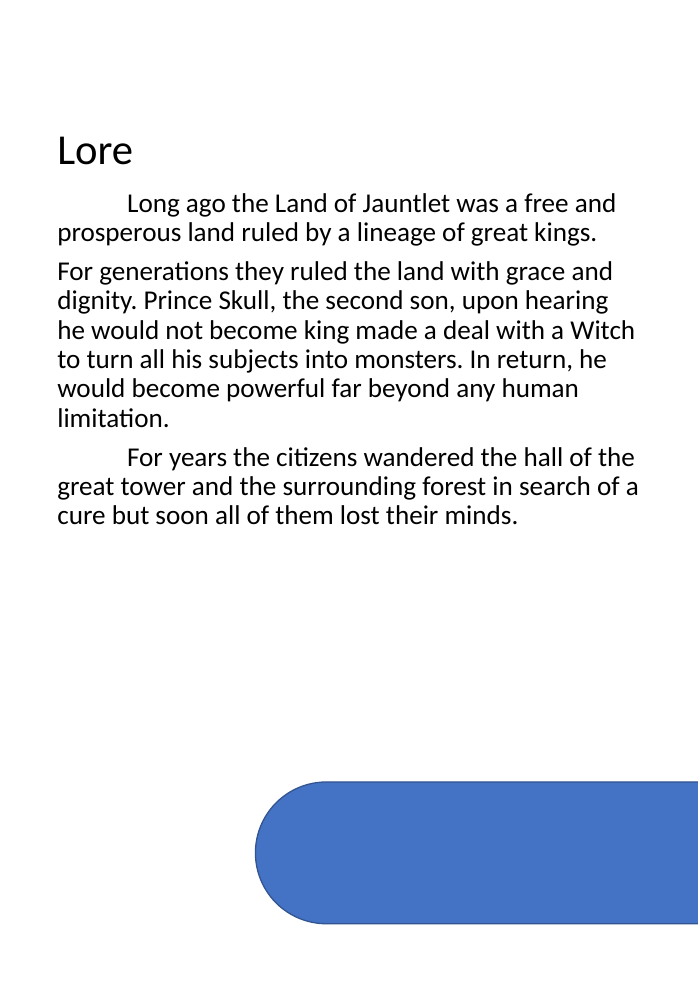
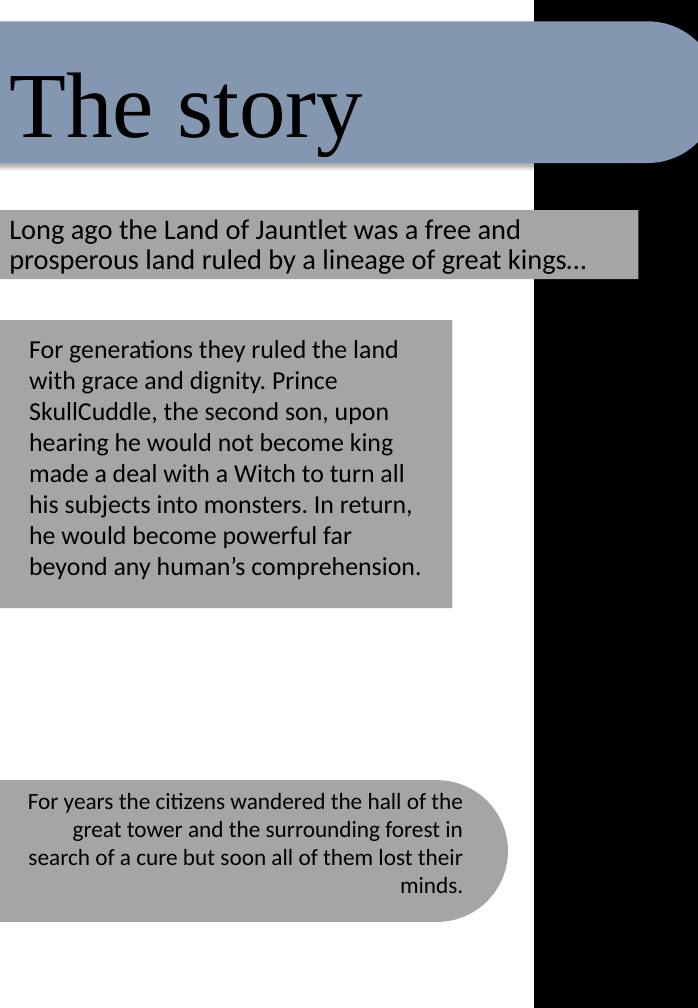
Before and after one commit to ponyfan88/Craigs-Adventure, a slide deck: slide 3 of Manual assets/maNUAL.pptx. Drawn at 698x1008 pixels with LibreOffice and Linux fonts; fonts in the diff are those of the drawing. Boxes give left, top, right and bottom in pixels: in the first picture for what was removed or moved away, otherwise in the second. Text is boxed around its words. In the diff, an @@ line names an element or a change of style, - is before the commit and + after.

```diff
--- a/Manual assets/maNUAL.pptx
+++ b/Manual assets/maNUAL.pptx
@@ rounded rectangle added at (0,21,698,163), fill #8497B0 @@
@@ rectangle added at (534,0,698,1008), fill #000000, outline #000000 1 pt @@
@@ title added at (9,72,363,154), 72 pt, text #000000 @@
+The story
@@ title removed at (57,136,133,165) @@
-Lore
@@ rectangle added at (0,210,638,279), fill #A5A5A5 @@
@@ text at (9,219,586,274): text changed; size 21 to 22 pt @@
-Long ago the Land of Jauntlet was a free and prosperous land ruled by a lineage of great kings.
-For generations they ruled the land with grace and dignity. Prince Skull, the second son, upon hearing he would not become king made a deal with a Witch to turn all his subjects into monsters. In return, he would become powerful far beyond any human limitation.
-For years the citizens wandered the hall of the great tower and the surrounding forest in search of a cure but soon all of them lost their minds.
+Long ago the Land of Jauntlet was a free and prosperous land ruled by a lineage of great kings…
@@ rectangle added at (0,320,452,609), fill #A5A5A5 @@
@@ text added at (29,340,421,579), 20 pt, text #000000 @@
+For generations they ruled the land with grace and dignity. Prince SkullCuddle, the second son, upon hearing he would not become king made a deal with a Witch to turn all his subjects into monsters. In return, he would become powerful far beyond any human’s comprehension.
@@ rounded rectangle: place and size @@
-rounded rectangle at (255,782,698,923)
+rounded rectangle at (0,780,508,921)
@@ rounded rectangle at (0,780,508,921): fill #4472C4 to #A5A5A5; outline #325491 1 pt to none @@
@@ text added at (28,793,463,893), 18 pt, text #000000 @@
+For years the citizens wandered the hall of the great tower and the surrounding forest in search of a cure but soon all of them lost their minds.
```
Also in this commit, not shown: 7 other slides changed.
